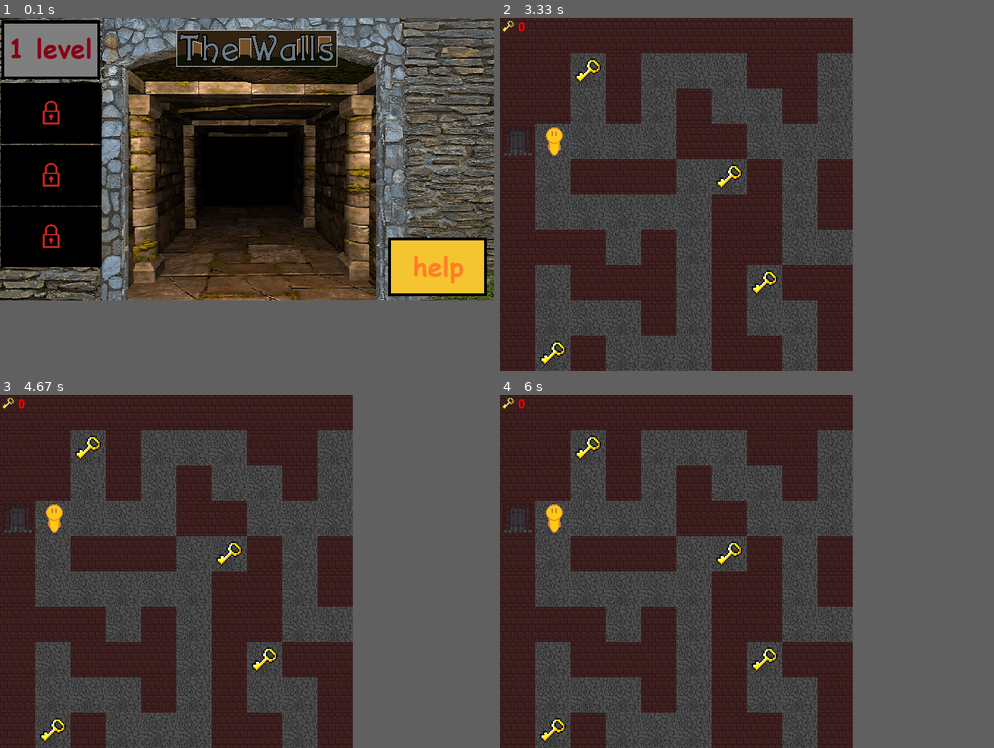
Above: before the commit, frames 1-4 (two rows, left to right).
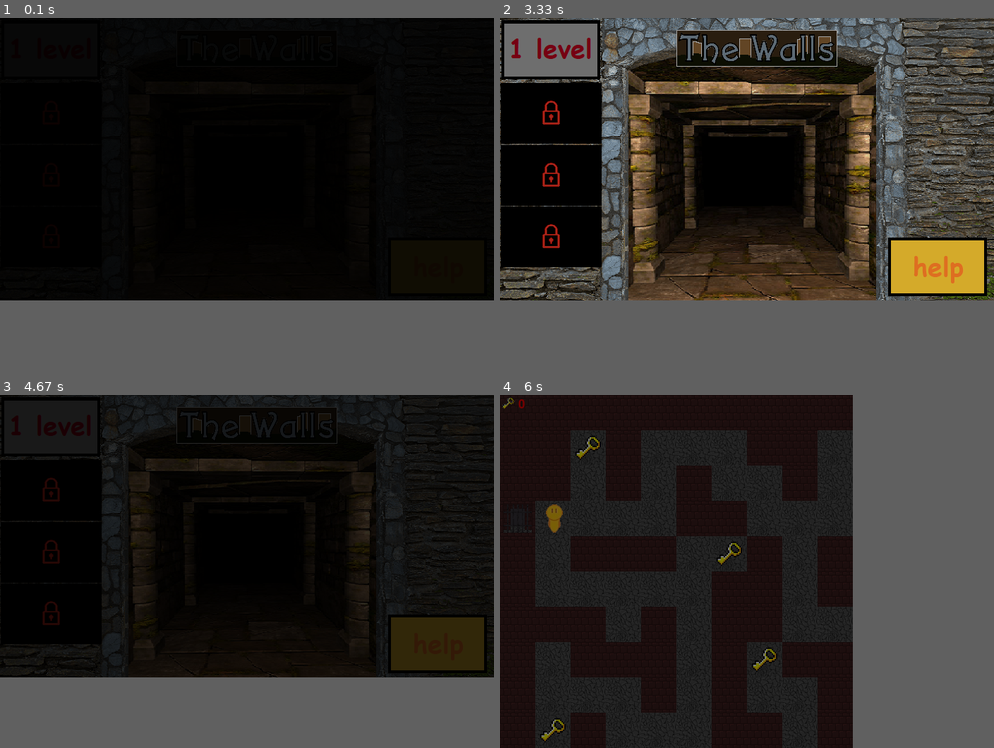
Above: after the commit, the same moments.

Repository: demonic-katana/LiceyProject_pygame
Game: pygame game, started from gameV6.py
Two runs of this game, one before a commit and one after it. Both use one fixed random seed, a clock stepped at 60 frames per second and the inputs below.
Inputs (mouse positions are in pixels of both pictures, inside the frame that each line leads up to):
- Up to frame 1 (0.1 s): no input
- Up to frame 2 (3.33 s): hold K 1.83-2.37 s; hold Left 1.83-2.37 s; click (934, 265) at 2.45 s; click (529, 49) at 2.78 s; tap 1 at 3.07 s
- Up to frame 3 (4.67 s): no input
- Up to frame 4 (6 s): no input
In frame 2 the window is 500x500 before the commit and 700x400 after it. Grey fills any space a smaller window leaves; there, only what the larger window draws over its background counts as a difference.

The runs differ from the first frame. In frame 1, 55% of the frame differs, in the area x 0-100%, y 0-80%; in frame 2, 78%; in frame 3, 79%, in the area x 0-100%, y 0-100%; in frame 4, 61%.

Commit message:
added window dimming

Diff:
--- a/gameV6.py
+++ b/gameV6.py
@@ -204,37 +204,40 @@
                                                            board.player.side * board.player.draw_pos[1] + 5)
     # игровой цикл / игра началась
     game_position = 'game_on'
-    running = True
-    # настройки мини-игры
-    board_mg = [['', '', ''], ['', '', ''], ['', '', '']]
-    while running:
+    running = False
+    # параметры для затемнения окна
+    opening = True
+    darken_percent = 0.99
+    dark = pygame.Surface((WIDTH, HEIGHT)).convert_alpha()
+    while running or opening:
         player_pos = board.player.pos
         for event in pygame.event.get():
-            if game_position == 'game_on':
-                if event.type == pygame.QUIT:
-                    return 0
-                elif event.type == pygame.KEYDOWN:
-                    move_dct = {pygame.K_UP: (0, -1), pygame.K_DOWN: (0, 1),
-                                pygame.K_LEFT: (-1, 0), pygame.K_RIGHT: (1, 0)}
-                    if event.key in move_dct:
-                        e = event.key
-                        if check_door(door_is_open, board.cell[player_pos[0] + move_dct[e][0]][
-                            player_pos[1] + move_dct[e][1]].process(['e'])):
-                            board.move(*move_dct[e])
-                        elif not door_is_open and board.cell[player_pos[0] + move_dct[e][0]][
-                            player_pos[1] + move_dct[e][1]].process(['e']):
-                            not_is_exit = (f"Заперто. Нужно найти ещё {keys - players_keys} ключей.", 170)
-                    elif event.key == pygame.K_k:
-                        if music_on:
-                            pygame.mixer.music.stop()
-                            music_on = False
-                        else:
-                            pygame.mixer.music.play()
-                            music_on = True
-                    elif event.key == pygame.K_ESCAPE:
-                        return 1
-            elif game_position == 'mini_game':
-                board, screen, game_position, running = mini_game(board, screen, game_position)
+            if running:
+                if game_position == 'game_on':
+                    if event.type == pygame.QUIT:
+                        return 0
+                    elif event.type == pygame.KEYDOWN:
+                        move_dct = {pygame.K_UP: (0, -1), pygame.K_DOWN: (0, 1),
+                                    pygame.K_LEFT: (-1, 0), pygame.K_RIGHT: (1, 0)}
+                        if event.key in move_dct:
+                            e = event.key
+                            if check_door(door_is_open, board.cell[player_pos[0] + move_dct[e][0]][
+                                player_pos[1] + move_dct[e][1]].process(['e'])):
+                                board.move(*move_dct[e])
+                            elif not door_is_open and board.cell[player_pos[0] + move_dct[e][0]][
+                                player_pos[1] + move_dct[e][1]].process(['e']):
+                                not_is_exit = (f"Заперто. Нужно найти ещё {keys - players_keys} ключей.", 170)
+                        elif event.key == pygame.K_k:
+                            if music_on:
+                                pygame.mixer.music.stop()
+                                music_on = False
+                            else:
+                                pygame.mixer.music.play()
+                                music_on = True
+                        elif event.key == pygame.K_ESCAPE:
+                            return 1
+                elif game_position == 'mini_game':
+                    board, screen, game_position, running = mini_game(board, screen, game_position)
 
         if board.cell[player_pos[0]][player_pos[1]].process(['m']):
             board.cell[player_pos[0]][player_pos[1]].image = board.images['.']
@@ -280,12 +283,24 @@
             font_ms = pygame.font.Font(None, 25)
             text_ms = font_ms.render(not_is_exit[0], True, (255, 0, 0))
             screen.blit(text_ms, (not_is_exit[1], 5))
+        # затемнение окна
+        if opening:
+            darken_percent = round(darken_percent - 0.01, 2)
+            dark.fill((0, 0, 0, darken_percent * 255))
+            screen.blit(dark, (0, 0))
+            if music_on:
+                pygame.mixer.music.set_volume(1 - darken_percent)
+            if darken_percent == 0:
+                running = True
+                opening = False
 
         pygame.display.flip()
+        pygame.mixer.music.set_volume(1)
         player.update()
-        clock.tick(20)
+        clock.tick(20 if running else 50)
 
     pygame.mixer.music.stop()
+
     if len(door) and game_position == 'game_won':
         cast_count = 1
         image = load_image(f'cast_scene{cast_count}.png')
@@ -364,6 +379,7 @@
 
 def mini_game(board, screen, game_position):
     global music_on
+    # настройки мини-игры
     board_mg = [['', '', ''], ['', '', ''], ['', '', '']]
     running = True
     while game_position == 'mini_game':
@@ -455,6 +471,7 @@
     # инициализация окна
     pygame.init()
     size = 700, 400
+    clock = pygame.time.Clock()
     screen = pygame.display.set_mode(size)
     pygame.display.set_caption('The Walls')
     image = load_image('start.bmp')
@@ -465,66 +482,73 @@
     image_1 = load_image('locked_level.png')
     button_up = Button(13, 432, 84, 50)
     button_down = Button(152, 432, 84, 50)
-    running = True
+    running = False
     # работа с пользователем
     selection = 0
     position, helping = 'menu', 1
     door = ''
-    while running:
+    # параметры для затемнения окна
+    closed = False
+    opening = True
+    darken_percent = 0.99
+    dark = pygame.Surface(image.get_size()).convert_alpha()
+    while running or not closed:
         for event in pygame.event.get():
-            if position == 'menu':
-                if event.type == pygame.QUIT:
-                    running = False
-                elif event.type == pygame.MOUSEBUTTONDOWN:
-                    if event.button == 1:
-                        event_pos = event.pos
-                        keys, selection = 0, 0
-                        e = event_pos[1]
-                        level = [n for i, j, n in
-                                 [(3, 87, 1), (93, 175, 2), (181, 262, 3), (268, 351, 4), (e, e + 1, None)] if
-                                 e in range(i, j)][0]
-                        if 1 < event_pos[0] < 142 and (str(level) in progress or level == 1):
-                            keys = eval(f'keys_{level}')
-                            selection = eval(f'level_{level}')
+            if running:
+                if position == 'menu':
+                    if event.type == pygame.QUIT:
+                        running = False
+                        closed = True
+                    elif event.type == pygame.MOUSEBUTTONDOWN:
+                        if event.button == 1:
+                            event_pos = event.pos
+                            keys, selection = 0, 0
+                            e = event_pos[1]
+                            level = [n for i, j, n in
+                                     [(3, 87, 1), (93, 175, 2), (181, 262, 3), (268, 351, 4), (e, e + 1, None)] if
+                                     e in range(i, j)][0]
+                            if 1 < event_pos[0] < 142 and (str(level) in progress or level == 1):
+                                keys = eval(f'keys_{level}')
+                                selection = eval(f'level_{level}')
+                                running = False
+                                if level == 4:
+                                    door = 'door(exit).png'
+                            elif 549 < event_pos[0] < 690 and 310 < event_pos[1] < 393:
+                                position, helping = 'help', 1
+                                screen = pygame.display.set_mode((500, 500))
+
+                    elif event.type == pygame.KEYDOWN:
+                        pygame_keys = {pygame.K_1: '1', pygame.K_2: '2', pygame.K_3: '3', pygame.K_4: '4'}
+                        if event.key in pygame_keys and (pygame_keys[event.key] in progress or event.key == pygame.K_1):
+                            keys = eval(f'keys_{pygame_keys[event.key]}')
+                            selection = eval(f'level_{pygame_keys[event.key]}')
                             running = False
-                            if level == 4:
+                            if pygame_keys[event.key] == '4':
                                 door = 'door(exit).png'
-                        elif 549 < event_pos[0] < 690 and 310 < event_pos[1] < 393:
-                            position, helping = 'help', 1
-                            screen = pygame.display.set_mode((500, 500))
-
-                elif event.type == pygame.KEYDOWN:
-                    pygame_keys = {pygame.K_1: '1', pygame.K_2: '2', pygame.K_3: '3', pygame.K_4: '4'}
-                    if event.key in pygame_keys and (pygame_keys[event.key] in progress or event.key == pygame.K_1):
-                        keys = eval(f'keys_{pygame_keys[event.key]}')
-                        selection = eval(f'level_{pygame_keys[event.key]}')
+                        elif event.key == pygame.K_k:
+                            if music_on:
+                                pygame.mixer.music.stop()
+                                music_on = False
+                            else:
+                                pygame.mixer.music.play(-1)
+                                music_on = True
+
+                elif position == 'help':
+                    if event.type == pygame.QUIT:
                         running = False
-                        if pygame_keys[event.key] == '4':
-                            door = 'door(exit).png'
-                    elif event.key == pygame.K_k:
-                        if music_on:
-                            pygame.mixer.music.stop()
-                            music_on = False
-                        else:
-                            pygame.mixer.music.play(-1)
-                            music_on = True
-
-            elif position == 'help':
-                if event.type == pygame.QUIT:
-                    running = False
-                elif event.type == pygame.MOUSEBUTTONDOWN:
-                    if event.button == 1:
-                        event_pos = event.pos
-                        if button_up.intersection(event_pos):
-                            helping = button_up.next(-1, helping)
-                        elif button_down.intersection(event_pos):
-                            helping = button_down.next(1, helping)
-                        elif 4 < event_pos[0] < 85 and 10 < event_pos[1] < 84:
-                            position = 'menu'
-                            screen = pygame.display.set_mode(size)
-
-            else:
-                terminate()
+                    elif event.type == pygame.MOUSEBUTTONDOWN:
+                        if event.button == 1:
+                            event_pos = event.pos
+                            if button_up.intersection(event_pos):
+                                helping = button_up.next(-1, helping)
+                            elif button_down.intersection(event_pos):
+                                helping = button_down.next(1, helping)
+                            elif 4 < event_pos[0] < 85 and 10 < event_pos[1] < 84:
+                                position = 'menu'
+                                screen = pygame.display.set_mode(size)
+
+                else:
+                    terminate()
         screen.fill(pygame.Color(0, 0, 0))
         if position == 'menu':
             # отрисовка меню
@@ -537,7 +561,21 @@
             image2 = load_image(f"help_{helping}.png")
             help_art = image2.get_rect()
             screen.blit(image2, help_art)
+        # затемнение окна
+        if not running:
+            darken_percent = round(darken_percent - 0.01, 2) if opening else round(darken_percent + 0.01, 2)
+            dark.fill((0, 0, 0, darken_percent * 255))
+            screen.blit(dark, (0, 0))
+            if music_on:
+                pygame.mixer.music.set_volume(1 - darken_percent)
+            if darken_percent == 1:
+                closed = True
+            elif darken_percent == 0:
+                running = True
+                opening = False
+
         pygame.display.update()
+        clock.tick(50)
     pygame.mixer.music.stop()
     return selection
 
